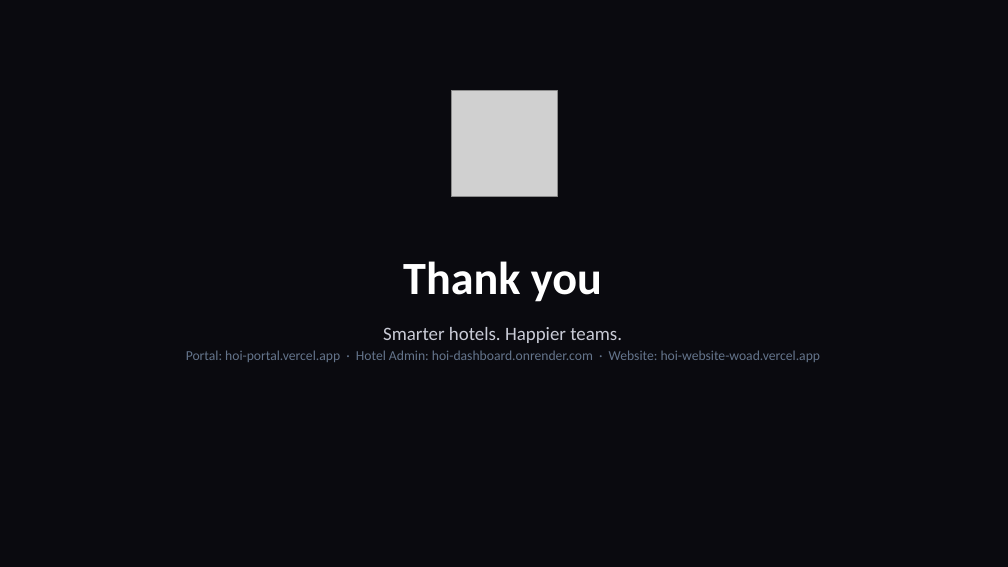
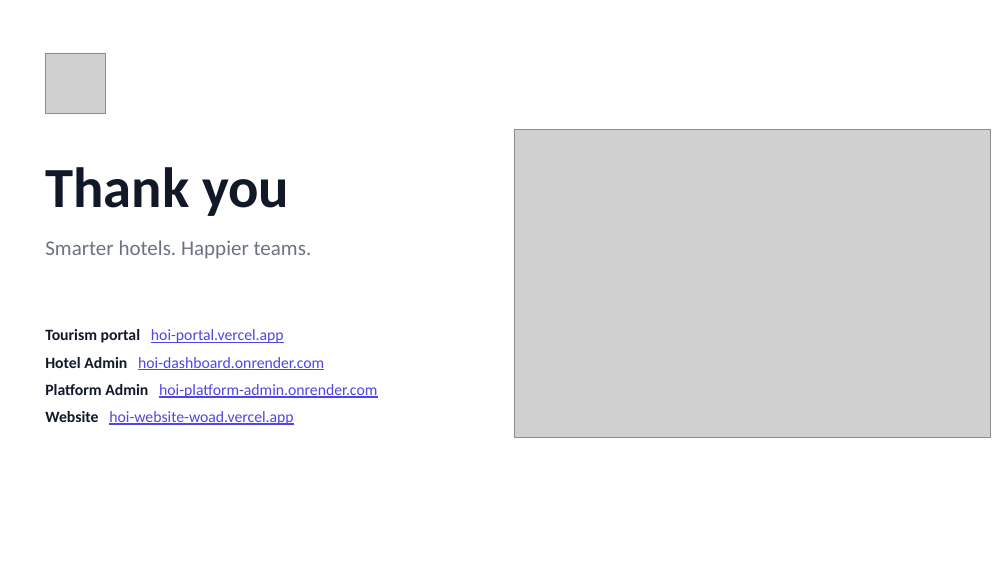
Before and after one commit to Ashu-Stark/Hospitality-, a slide deck: slide 30 of docs/HOI_Progress_Update.pptx (slide 16 before the commit). Drawn at 1008x567 pixels with LibreOffice and Linux fonts; fonts in the diff are those of the drawing; grey boxes stand for pictures. Boxes give left, top, right and bottom in pixels: in the first picture for what was removed or moved away, otherwise in the second. Text is boxed around its words. In the diff, an @@ line names an element or a change of style, - is before the commit and + after.

Commit message:
docs: progress deck v2 (30 slides, minimal, 25+ live screenshots)

```diff
--- a/docs/HOI_Progress_Update.pptx
+++ b/docs/HOI_Progress_Update.pptx
@@ background #0A0A0F to #FFFFFF @@
@@ picture: place and size @@
-picture at bbox=[451, 91, 557, 197]
+picture at bbox=[45, 53, 106, 113]
@@ picture added at bbox=[514, 130, 991, 438] @@
@@ text "Thank you": place and size @@
-text "Thank you" at bbox=[403, 261, 602, 302]
+text "Thank you" at bbox=[45, 167, 289, 216]
@@ text "Thank you" at bbox=[45, 167, 289, 216]: size 44 to 54 pt, text colour #FFFFFF to #111827; alignment centre to left; vertical alignment middle to top @@
@@ text added at bbox=[45, 240, 312, 259], 20 pt, text #6B7280 @@
+Smarter hotels. Happier teams.
@@ text at bbox=[45, 329, 377, 425]: text changed; size 13 to 15 pt; text colour #64748B to #4F46E5 @@
-Smarter hotels. Happier teams.
-Portal: hoi-portal.vercel.app · Hotel Admin: hoi-dashboard.onrender.com · Website: hoi-website-woad.vercel.app
+Tourism portal hoi-portal.vercel.app
+Hotel Admin hoi-dashboard.onrender.com
+Platform Admin hoi-platform-admin.onrender.com
+Website hoi-website-woad.vercel.app
```
Also in this commit, not shown: 9 other slides changed, 20 slides added, 6 slides removed.
